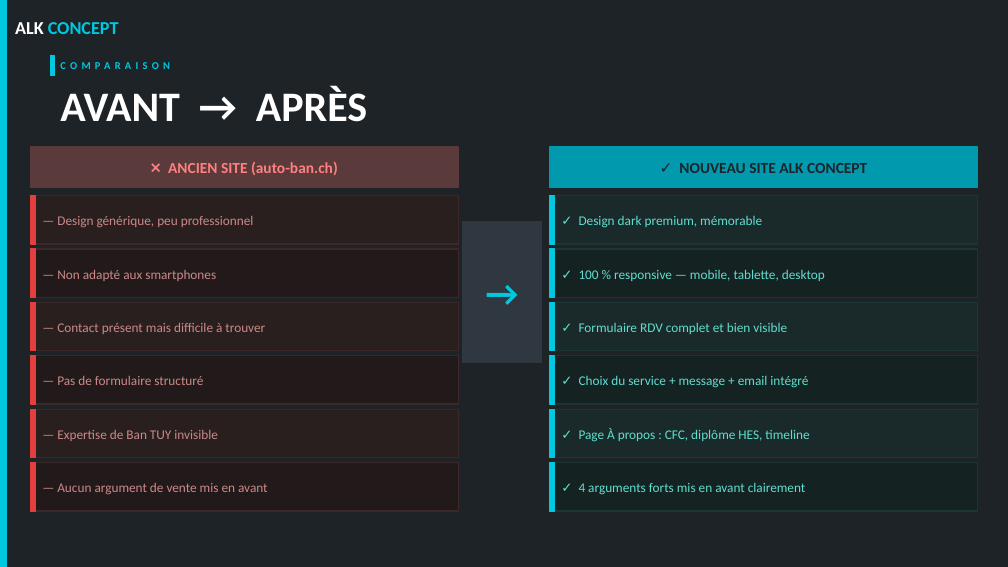
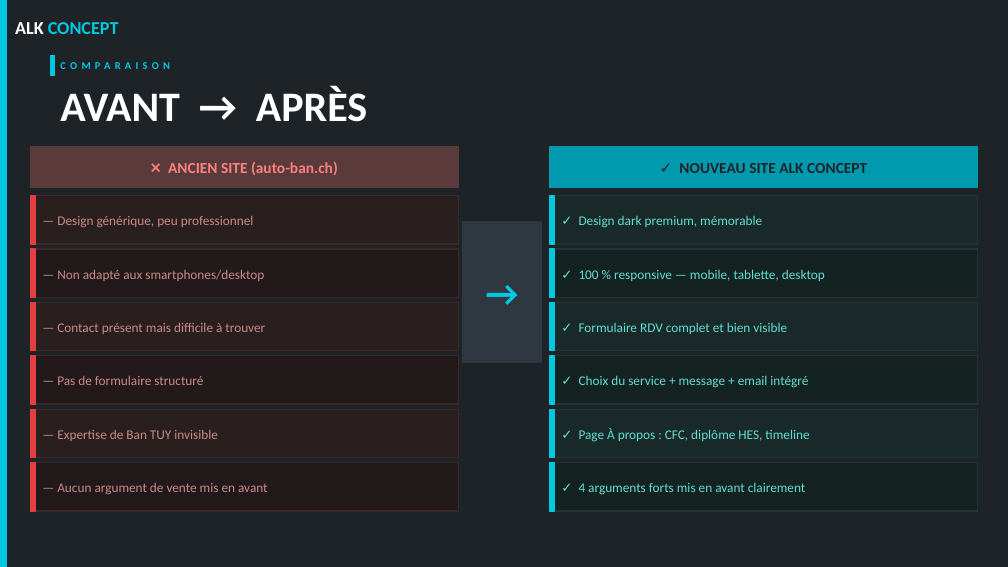
Before and after one commit to Alexisksr/garage-demo, a slide deck: slide 6 of ALK-presentation.pptx. Drawn at 1008x567 pixels with LibreOffice and Linux fonts; fonts in the diff are those of the drawing. Boxes give left, top, right and bottom in pixels: in the first picture for what was removed or moved away, otherwise in the second. Text is boxed around its words. In the diff, an @@ line names an element or a change of style, - is before the commit and + after.

```diff
--- a/ALK-presentation.pptx
+++ b/ALK-presentation.pptx
@@ text at [57, 270, 264, 281]: text changed @@
-— Non adapté aux smartphones
+— Non adapté aux smartphones/desktop
```
Also in this commit, not shown: 1 other slide changed, 3 other files.
